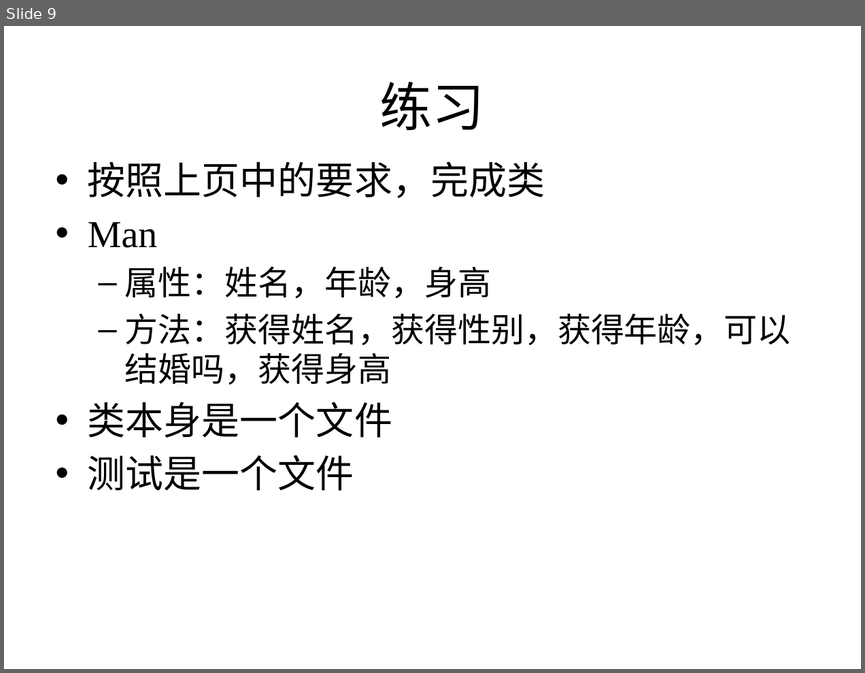
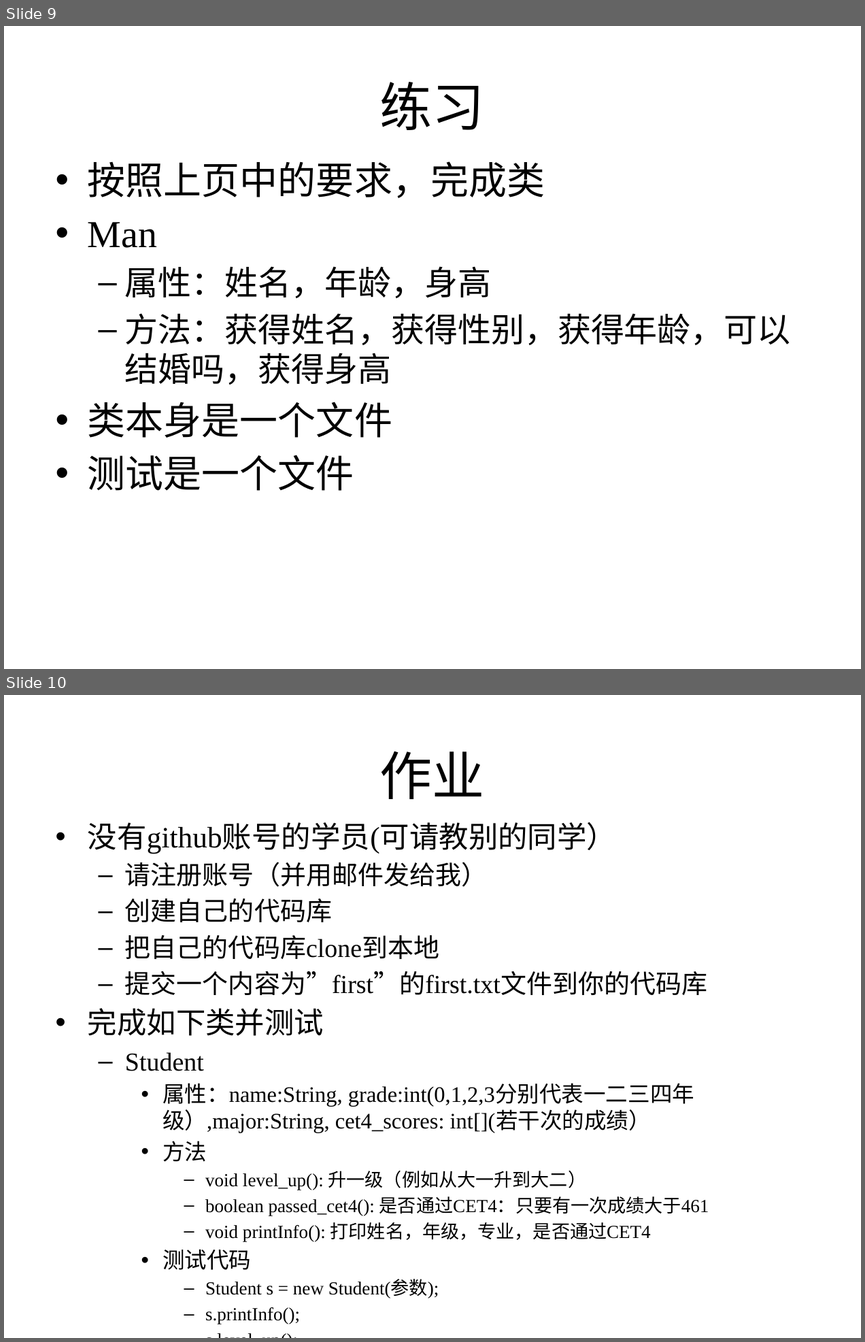
Before and after one commit to zhutao2015/JavaCourse, a slide deck: lesson3/class1.pptx. Shown one above the other, each under a label of ours: slide 9 before the commit, slides 9 and 10 after it. The pictures are 865x673 and 865x1342 pixels, drawn with LibreOffice and Linux fonts; fonts in the diff are those of the drawing. Boxes give left, top, right and bottom in pixels: in the first picture for what was removed or moved away, otherwise in the second. Text is boxed around its words. In the diff, an @@ line names an element or a change of style, - is before the commit and + after.

```diff
--- a/lesson3/class1.pptx
+++ b/lesson3/class1.pptx
@@ slide 10 added at [4, 695, 861, 1338], background #FFFFFF @@
@@ title added at [380, 751, 485, 799], 44 pt, text #000000 @@
+作业
@@ text added at [88, 822, 709, 1324], 15.5 pt, text #000000 @@
+• 没有github账号的学员(可请教别的同学）
+  – 请注册账号（并用邮件发给我）
+  – 创建自己的代码库
+  – 把自己的代码库clone到本地
+  – 提交一个内容为”first”的first.txt文件到你的代码库
+• 完成如下类并测试
+  – Student
+    • 属性：name:String, grade:int(0,1,2,3分别代表一二三四年级）,major:String, cet4_scores: int[](若干次的成绩）
+    • 方法
+      – void level_up(): 升一级（例如从大一升到大二）
+      – boolean passed_cet4(): 是否通过CET4：只要有一次成绩大于461
+      – void printInfo(): 打印姓名，年级，专业，是否通过CET4
+    • 测试代码
+      – Student s = new Student(参数);
+      – s.printInfo();
+      – s.level_up();
+      – s.printInfo();
```
Also in this commit, not shown: 1 other file.
